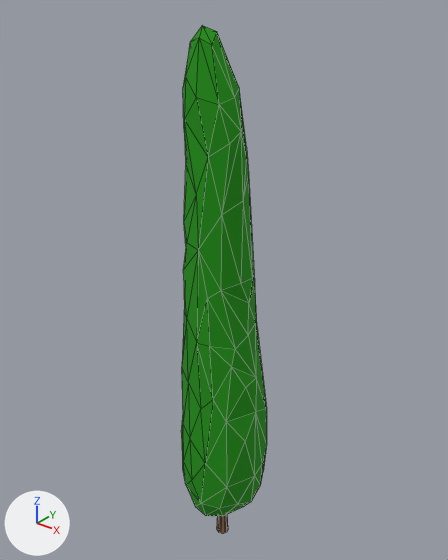
The FBX model OlympusUnity/Assets/_Project/Art Assets/Models/Environment/CypressTrees/cypressTreeE.fbx: old version first, new version second.
Rendered twice from a camera (50 mm lens) standing at (7.4, -9.19, 12.95) and looking at (-0.23, 0.35, 7.04). The lights are fixed; the arrows at lower left show +X, +Y and +Z. Mesh edges are drawn as thin lines. Where no turn or scale is listed for an object, it has been applied to the vertices.

In view in the first picture: 'cypressTreeE_geo'.
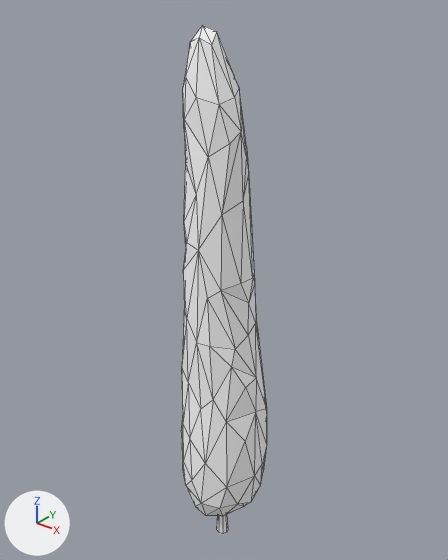
Changed parts and their boxes (x1, y1, x2, y2) in the pictures (448 x 560 px):
part 1 of me_cylinder_022, recoloured (brown to white): (217, 515, 228, 534) in both
part 2 of me_cylinder_022, recoloured (green to white): (181, 26, 267, 516) in both

The change, as a list of edits to the scene's bpy script:
```text
Add mat_cypresstrees_mtl:
    mat_cypresstrees_mtl = principled_material('CypressTrees_Mtl')
    mat_cypresstrees_mtl.base_color = (1.0, 1.0, 1.0)  # white #ffffff
    mat_cypresstrees_mtl.roughness = 0.929
Change me_cylinder_022:
    where me_cylinder_022.from_pydata(...)  # 153 vertices, 278 faces; spans x -1.0..1.07, y -1.04..1.01, z 0.0..12.21
    used by ob_cypresstreee_geo; location = (0.0, 0.0, 0.0)
    me_cylinder_022 part 1: all 8 faces that had it switch from mat_woodbark_mtl (brown #633d21) to mat_cypresstrees_mtl (white #ffffff)
    me_cylinder_022 part 2: all 270 faces that had it switch from mat_cypressleaves_mtl (green #1b9205) to mat_cypresstrees_mtl (white #ffffff)
```
